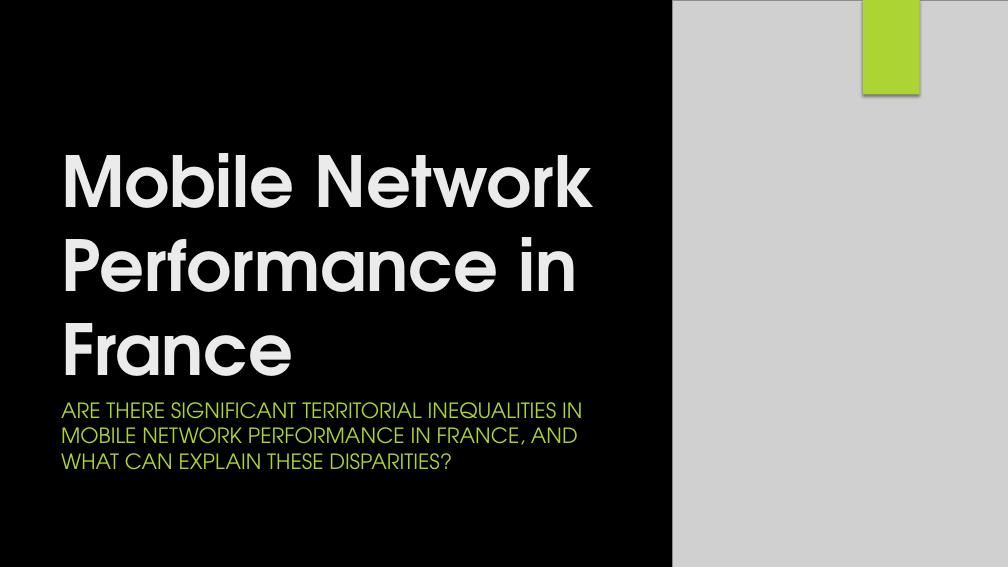
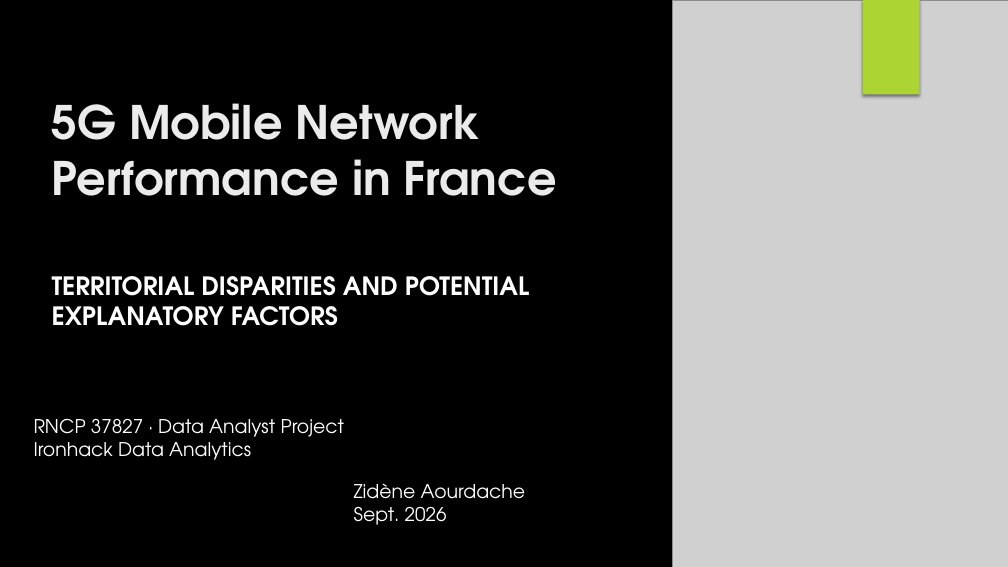
Before and after one commit to zidene306/RNCP-Project, a slide deck: slide 1 of RNCP_presentation_sept26.pptx. Drawn at 1008x567 pixels with LibreOffice and Linux fonts; fonts in the diff are those of the drawing; grey boxes stand for pictures; background and template pictures are left out. Boxes give left, top, right and bottom in pixels: in the first picture for what was removed or moved away, otherwise in the second. Text is boxed around its words. In the diff, an @@ line names an element or a change of style, - is before the commit and + after.

```diff
--- a/RNCP_presentation_sept26.pptx
+++ b/RNCP_presentation_sept26.pptx
@@ title at (52, 103, 557, 196): text changed; size 67 to 44 pt @@
-Mobile Network Performance in France
+5G Mobile Network Performance in France
@@ subtitle at (52, 276, 529, 326): text changed; size 20 to 24 pt; text colour #ACD433 to #FFFFFF; bold on @@
-ARE THERE SIGNIFICANT TERRITORIAL INEQUALITIES IN MOBILE NETWORK PERFORMANCE IN FRANCE, AND WHAT CAN EXPLAIN THESE DISPARITIES?
+TERRITORIAL DISPARITIES AND POTENTIAL EXPLANATORY FACTORS
@@ text added at (34, 419, 344, 460), 18 pt, text #FFFFFF @@
+RNCP 37827 · Data Analyst Project
+Ironhack Data Analytics
@@ text added at (354, 483, 525, 525), 18 pt, text #FFFFFF @@
+Zidène Aourdache
+Sept. 2026
```
Also in this commit, not shown: 16 slides added, 16 slides removed, 9 other files.
